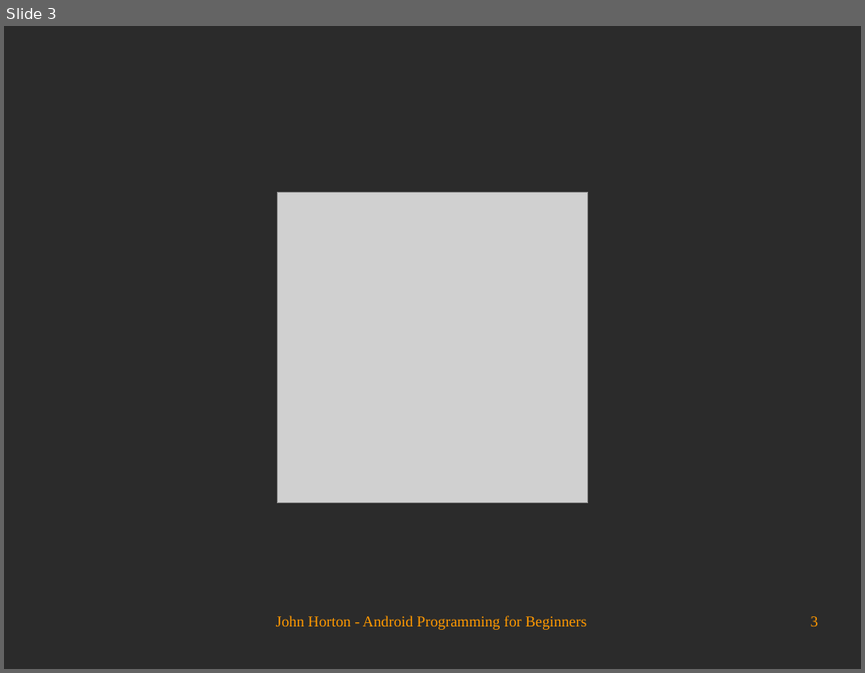
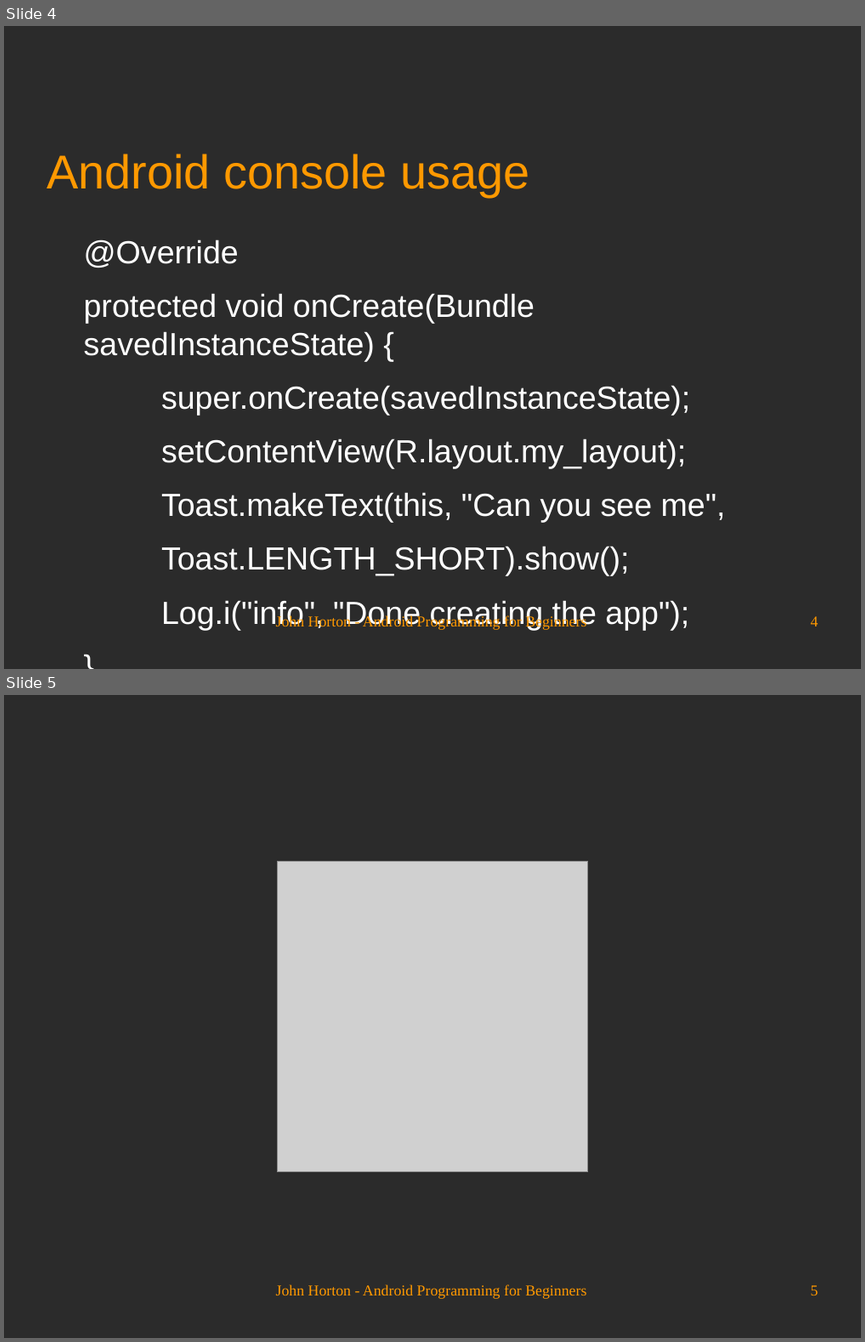
Before and after one commit to Academy-Soft-Intellect/Android-Programming-for-Beginners, a slide deck: 02_Java_First_Contact.odp. Shown one above the other, each under a label of ours: slide 3 before the commit, slides 4 and 5 after it. The pictures are 865x673 and 865x1342 pixels, drawn with LibreOffice and Linux fonts; fonts in the diff are those of the drawing; grey boxes stand for pictures; background and template pictures are left out; a plain dark background stands for a picture behind light text. Boxes give left, top, right and bottom in pixels: in the first picture for what was removed or moved away, otherwise in the second. Text is boxed around its words. In the diff, an @@ line names an element or a change of style, - is before the commit and + after.

Commit message:
Very short second presentation.

```diff
--- a/02_Java_First_Contact.odp
+++ b/02_Java_First_Contact.odp
@@ slide 4 added at [4, 26, 861, 669], background picture (left out) @@
@@ title added at [46, 154, 529, 197], 44 pt, text #FF9900 @@
+Android console usage
@@ text added at [84, 239, 726, 630], 29.6 pt, text #FFFFFF @@
+@Override
+protected void onCreate(Bundle savedInstanceState) {
+super.onCreate(savedInstanceState);
+setContentView(R.layout.my_layout);
+Toast.makeText(this, "Can you see me",
+Toast.LENGTH_SHORT).show();
+Log.i("info", "Done creating the app");
+}
@@ text added at [276, 615, 586, 630], 14 pt, text #FF9900 @@
+John Horton - Android Programming for Beginners
@@ page number added at [811, 616, 818, 626], 14 pt, text #FF9900 @@
+4
@@ what was slide 3 is now slide 5 @@
@@ page number at [811, 1285, 818, 1295]: text changed @@
-3
+5
```
Also in this commit, not shown: 2 slides changed, 1 other slide added.
